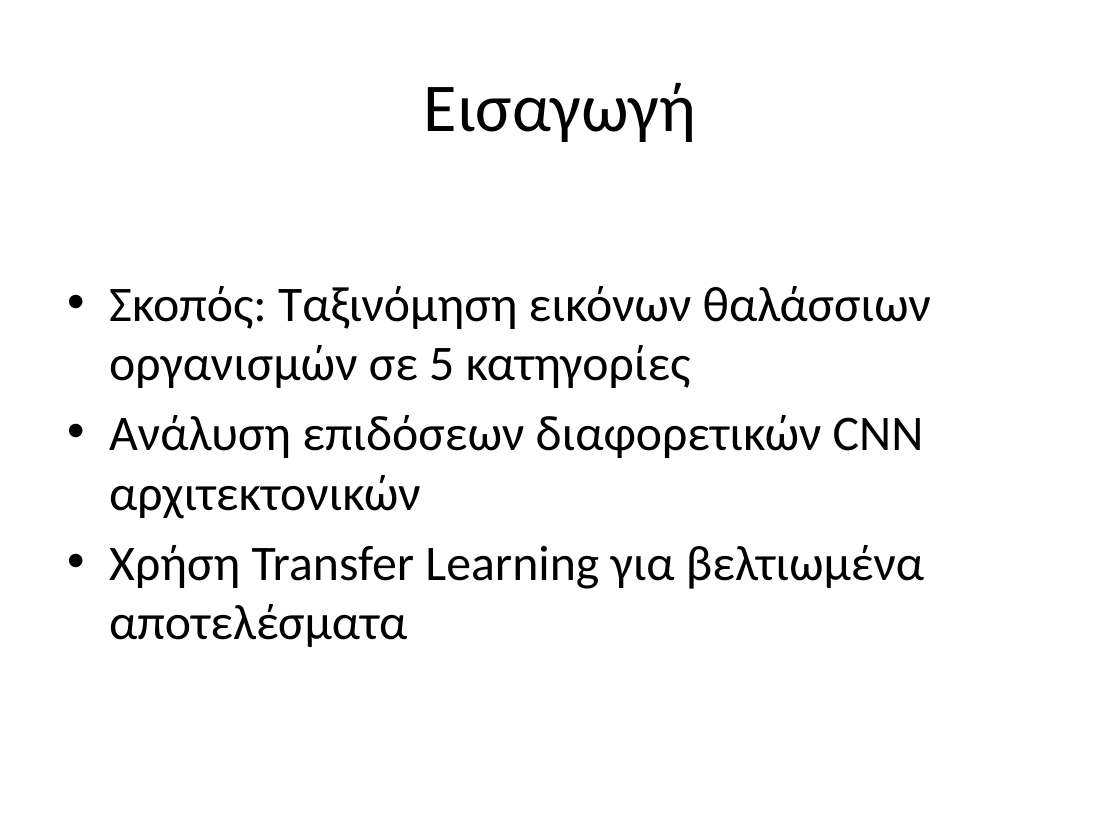
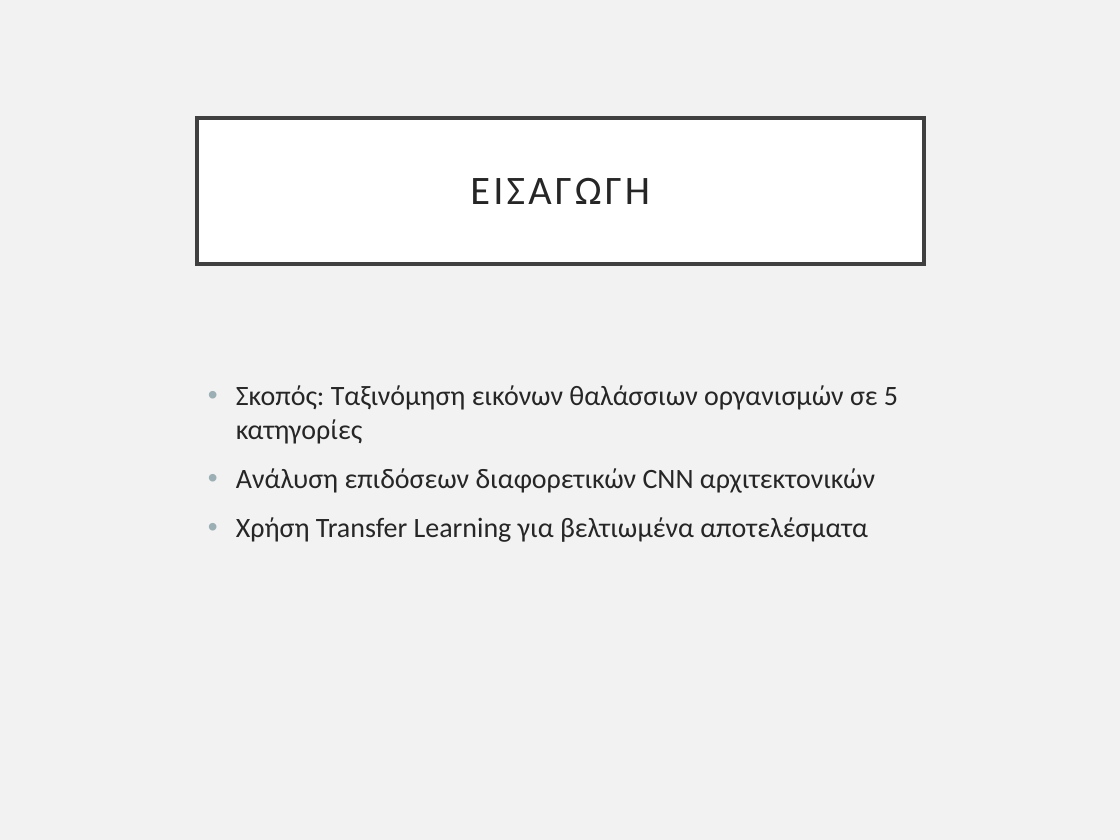
Before and after one commit to pkatpk/see-animal-dl, a slide deck: slide 2 of slides/Final_Presentation_CNN_ResNet_SeaAnimals.pptx. Drawn at 1120x840 pixels with LibreOffice and Linux fonts; fonts in the diff are those of the drawing. Boxes give left, top, right and bottom in pixels: in the first picture for what was removed or moved away, otherwise in the second. Text is boxed around its words. In the diff, an @@ line names an element or a change of style, - is before the commit and + after.

```diff
--- a/slides/Final_Presentation_CNN_ResNet_SeaAnimals.pptx
+++ b/slides/Final_Presentation_CNN_ResNet_SeaAnimals.pptx
@@ background #FFFFFF to #F2F2F2 @@
@@ title "ΕΙΣΑΓΩΓΉ" resized from (x1=424, y1=82, x2=696, y2=142) to (x1=197, y1=118, x2=924, y2=263) @@
@@ title "ΕΙΣΑΓΩΓΉ" at (x1=197, y1=118, x2=924, y2=263): fill none to #FFFFFF; outline none to #404040 2.5 pt @@
@@ title at (x1=470, y1=178, x2=650, y2=204): text changed; size 44 to 26 pt; text colour #000000 to #262626 @@
-Εισαγωγή
+ΕΙΣΑΓΩΓΉ
@@ text "Σκοπός: Ταξινόμηση εικόνων θαλάσσιων οργανισμών ..." moved from (x1=109, y1=286, x2=931, y2=647) to (x1=236, y1=385, x2=898, y2=542) @@
@@ text "Σκοπός: Ταξινόμηση εικόνων θαλάσσιων οργανισμών ..." at (x1=236, y1=385, x2=898, y2=542): size 32 to 18 pt, text colour #000000 to #262626; indent changed; more space between paragraphs @@
```
Also in this commit, not shown: 13 other slides changed, 2 slides added, 1 slide removed, 3 other files.
